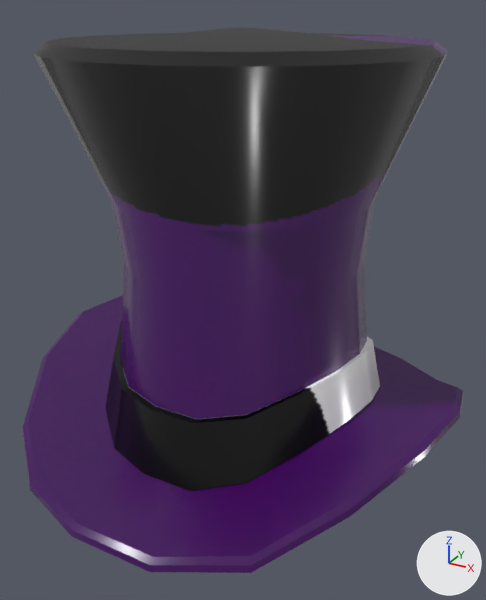
What one commit did to the FBX model Assets/Art/MODELS+Textures/Characters/Sea Urchin/Hats/MadHatter.fbx.
The view is the same before and after, from a camera (50 mm lens) standing at (1.51, -2.77, 4.38) and looking at (0.06, -0.12, 3.05). Lighting does not change. The marker at lower right points along +X, +Y and +Z. The older version comes first. Where no turn or scale is listed for an object, it has been applied to the vertices.

Objects in the first picture: 'madhatter'.
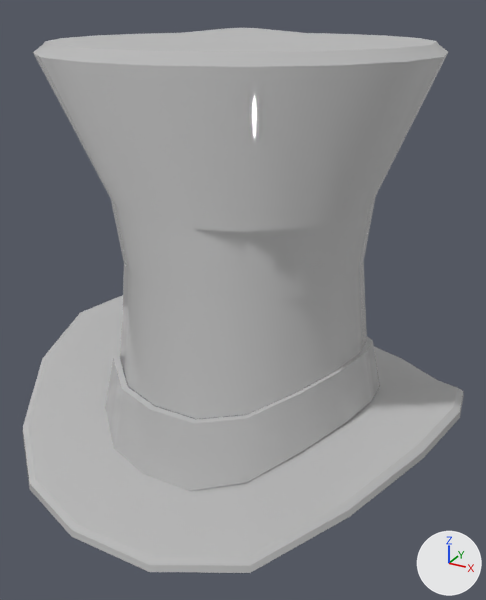
The newer file is also turned or shifted as a whole; pictures and numbers use the older file's frame.

Boxes (x1, y1, x2, y2) around the edits, measured in the pictures (486 x 600 px):
'madhatter', recoloured (lighter)
    both: (22, 28, 463, 573)

What changed in the scene script:
```text
Add mat_material__2:
    mat_material__2 = principled_material('Material #2')
    mat_material__2.base_color = (0.5, 0.5, 0.5)  # grey #bcbcbc
    mat_material__2.roughness = 0.0
Change me_mesh:
    where me_mesh.from_pydata(...)  # 381 vertices, 670 faces; spans x -1.12..1.11, y -1.12..1.18, z 1.14..3.11
    remove me_mesh.materials.append(mat_material__5)
    add me_mesh.materials.append(mat_material__2)  # grey #bcbcbc
```
